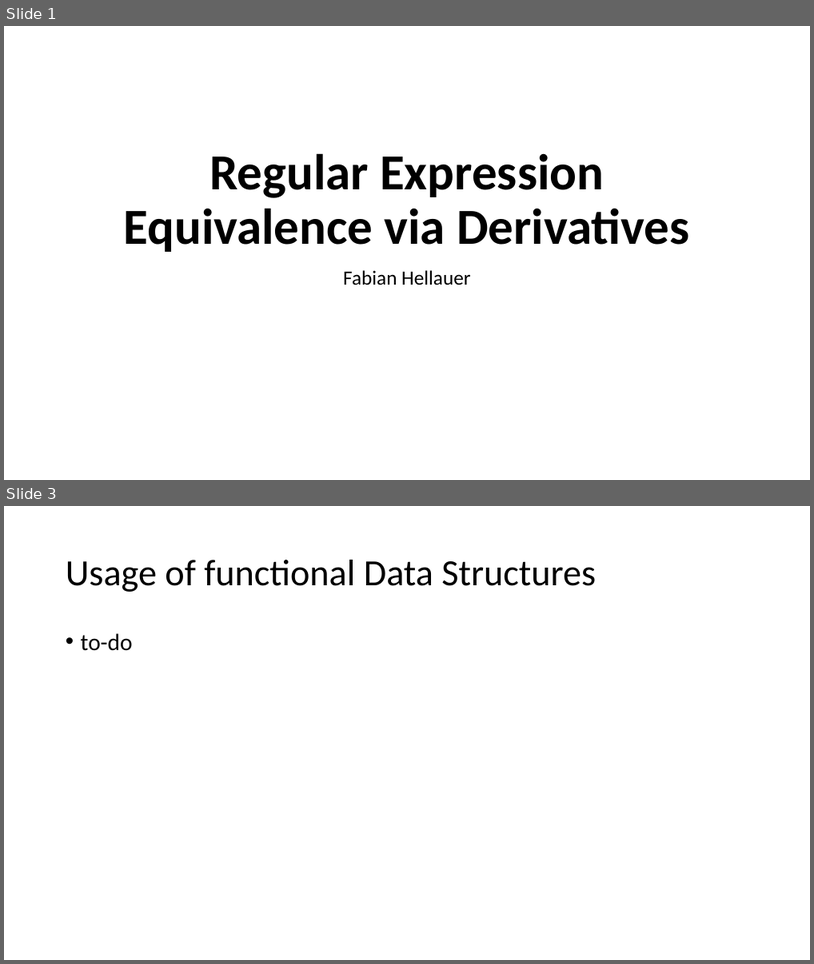
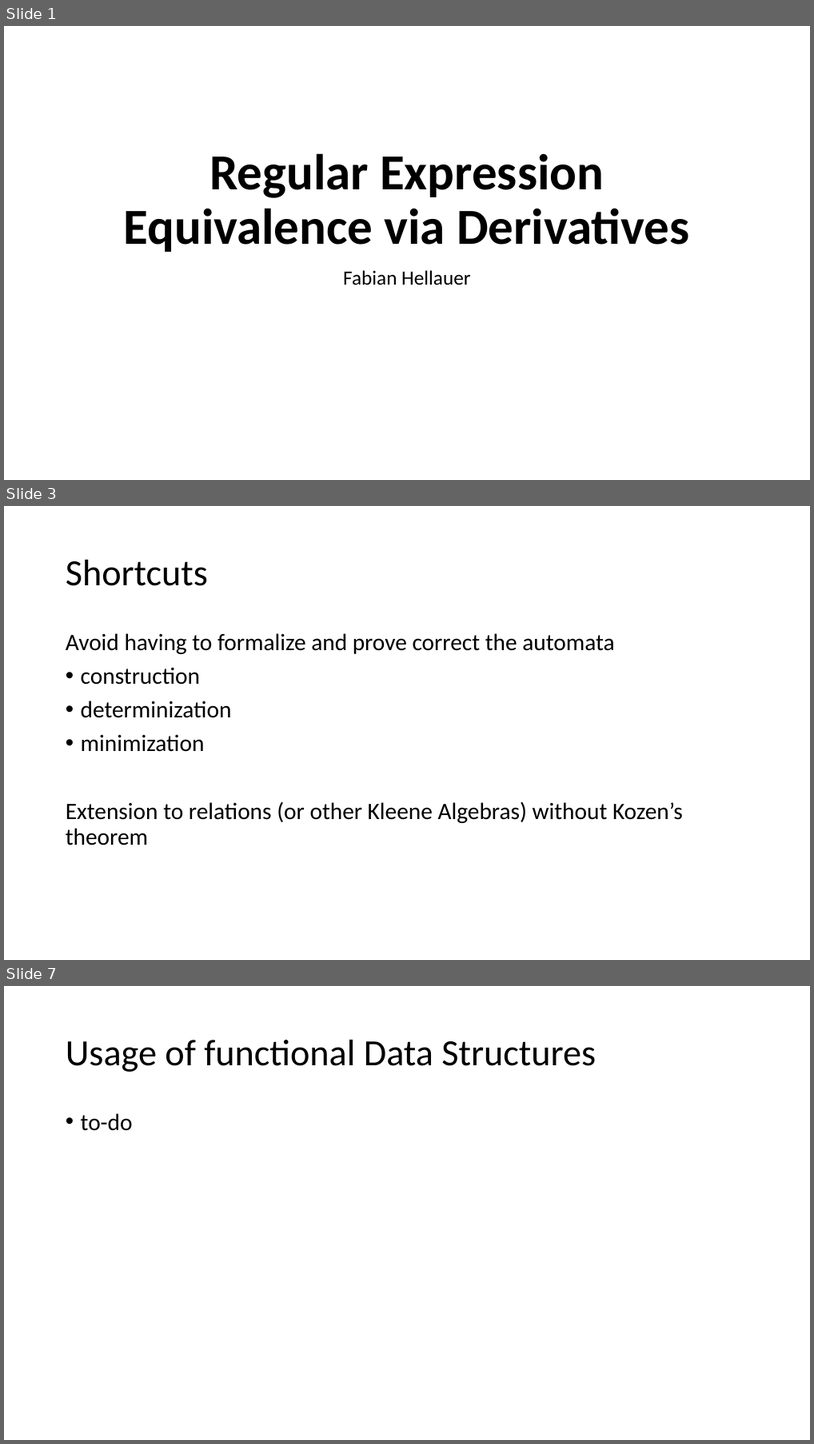
Before and after one commit to Helli/fds_seminar, a slide deck: slides.pptx. Shown one above the other, each under a label of ours: slides 1 and 3 before the commit, slides 1, 3 and 7 after it; the slides between them are not shown. The pictures are 814x964 and 814x1444 pixels, drawn with LibreOffice and Linux fonts; fonts in the diff are those of the drawing. Boxes give left, top, right and bottom in pixels: in the first picture for what was removed or moved away, otherwise in the second. Text is boxed around its words. In the diff, an @@ line names an element or a change of style, - is before the commit and + after.

```diff
--- a/slides.pptx
+++ b/slides.pptx
@@ slide 3 added at bbox=[4, 506, 810, 960], background #FFFFFF @@
@@ title added at bbox=[66, 560, 208, 586], 44 pt, text #000000 @@
+Shortcuts
@@ text added at bbox=[66, 633, 683, 845], 28 pt, text #000000 @@
+Avoid having to formalize and prove correct the automata
+• construction
+• determinization
+• minimization
+Extension to relations (or other Kleene Algebras) without Kozen’s theorem
@@ what was slide 3 is now slide 7 @@
```
Also in this commit, not shown: 1 slide changed, 4 other slides added, 3 other files.
